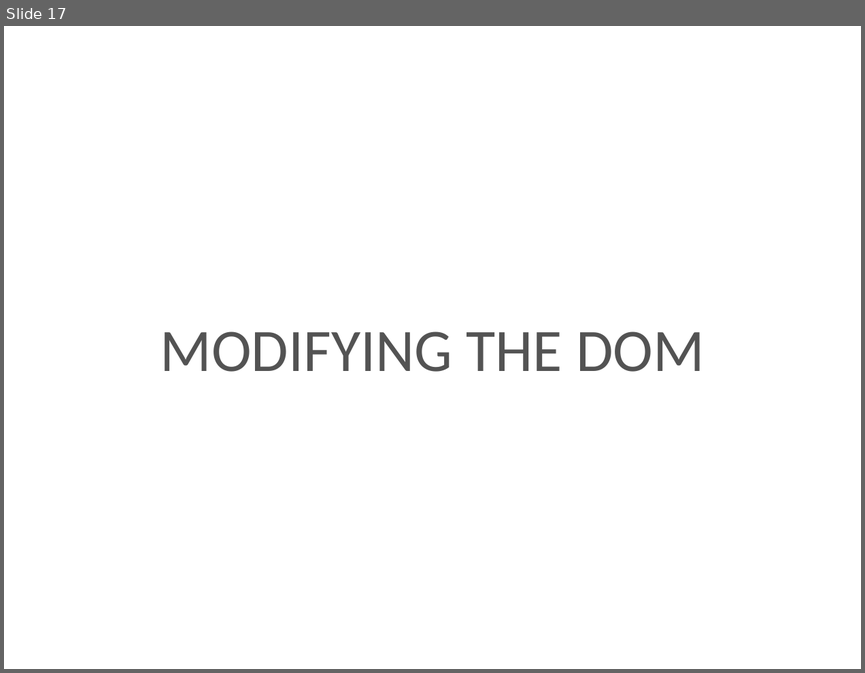
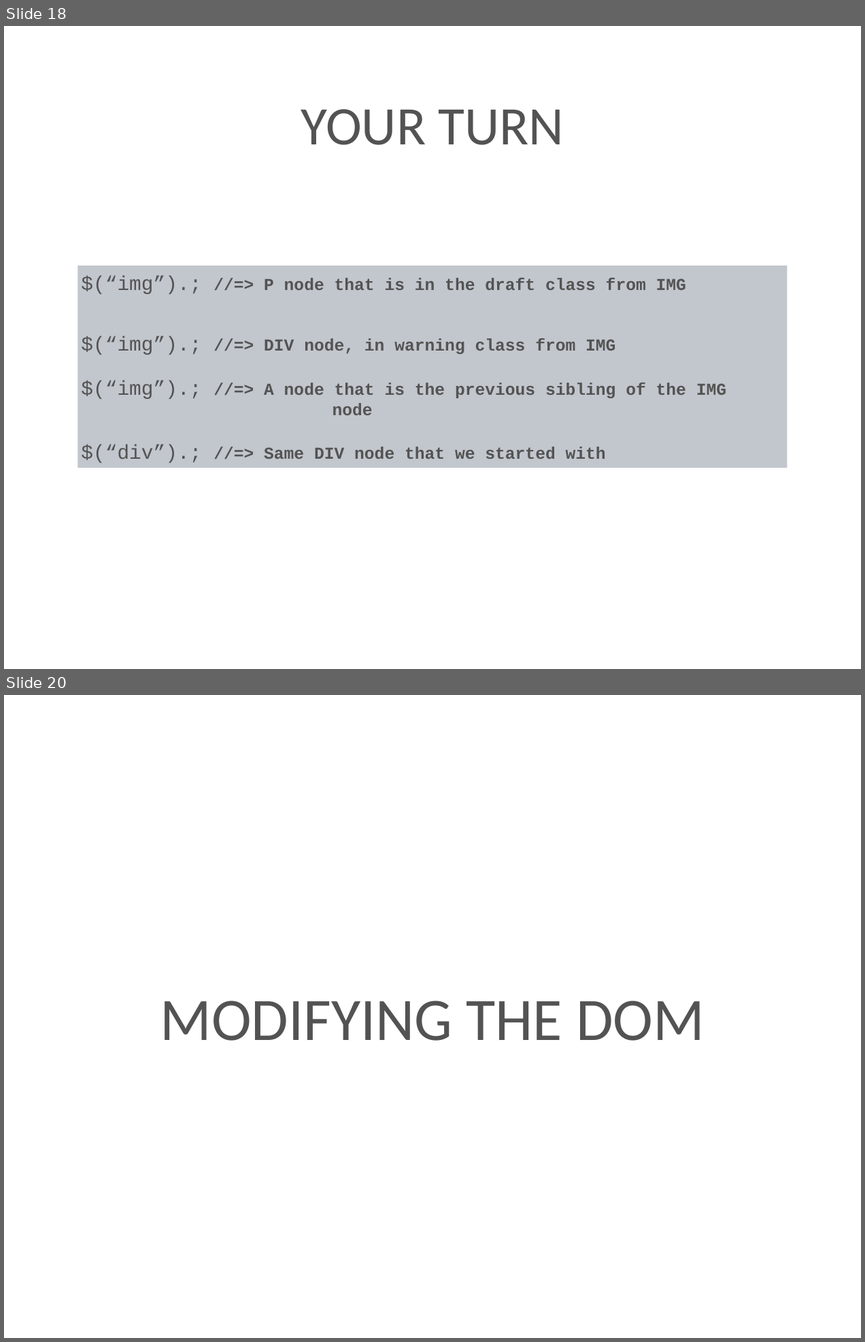
Before and after one commit to kenton-steiner18/Techtasks, a slide deck: presentation/jQuery.pptx. Shown one above the other, each under a label of ours: slide 17 before the commit, slides 18 and 20 after it; the slides between them are not shown. The pictures are 865x673 and 865x1342 pixels, drawn with LibreOffice and Linux fonts; fonts in the diff are those of the drawing; background and template pictures are left out. Boxes give left, top, right and bottom in pixels: in the first picture for what was removed or moved away, otherwise in the second. Text is boxed around its words. In the diff, an @@ line names an element or a change of style, - is before the commit and + after.

```diff
--- a/presentation/jQuery.pptx
+++ b/presentation/jQuery.pptx
@@ slide 18 added at box(4, 26, 861, 669), background picture (left out) @@
@@ title added at box(301, 109, 564, 145), 64.8 pt, text #535353 @@
+YOUR TURN
@@ rectangle added at box(77, 266, 787, 468), fill #878F9D at 50% opacity, 20 pt, text #535353, bold @@
+$(“img”).; //=> P node that is in the draft class from IMG
+$(“img”).; //=> DIV node, in warning class from IMG
+$(“img”).; //=> A node that is the previous sibling of the IMG
+                node
+$(“div”).; //=> Same DIV node that we started with
@@ what was slide 17 is now slide 20 @@
```
Also in this commit, not shown: 43 slides changed, 2 other slides added.
